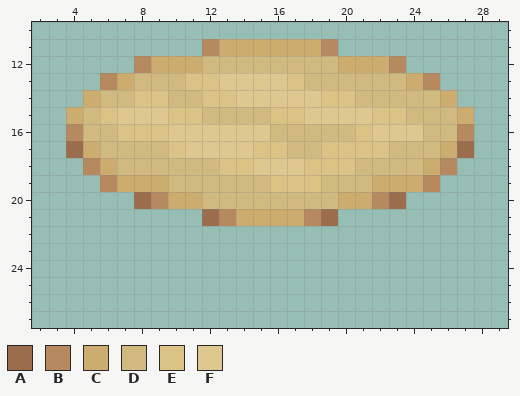
One commit to this pixel-art sprite: Resources/Textures/_CP14/Objects/Consumable/Food/dough.rsi/dough_medium_flat.png. The first picture shows the starting point.
The file is 32x32 pixels. Colours within 5 levels of each other are drawn and written as one. Shown: x 2..29, y 10..27.
Palette (. is transparent): A #9b6d4d  B #b6895e  C #cdac6f  D #d0ba7f  E #dbc385  F #dec88f
Pixels before, first column x 4:
11 ........BCCCCCCB........
12 ....BCCCDDDDDDDDCCCB....
13 ..BCDDDEEFFFFEDDDDDDCB..
14 .CDDEEDDEEFFFFFEEDDDDDC.
15 CDEFFFEEDDDDEEFFFFEEDDDC
16 BDDEEEFFFFFFDDDDDEFFFDDB
17 ACDDDDEFFFFEEDDEEEEDDDCA
18 .BCDDDDDDEEFFFEEEDDDDCB.
19 ..BCCCDDDDDDEEEDDDCCCB..
20 ....ABCCDDDDDDDDCCBA....
21 ........ABCCCCBA........
Once edited:
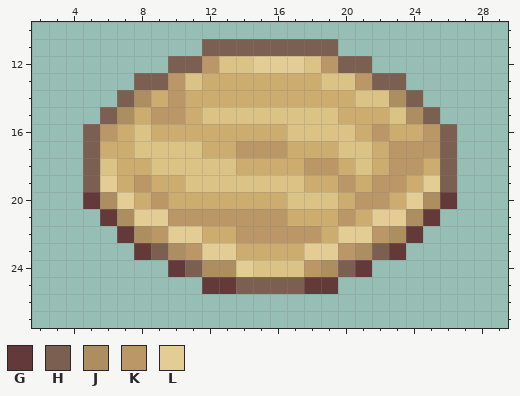
Colours new in this view: G #643939  H #7b5f51  J #ad8e60  K #bb9667  L #e4cd94
What changed:
Changed rows in their new state; - is an unchanged pixel.
first column x 4:
11 --------HHHHHHHH--------
12 ----..HHKEELLLEKHH..----
13 --..HHK-CCCCCCCEEKHH..--
14 -..HJCKCCCCCCCCCCEEJH..-
15 ..HJCKKCEEEE--EECCC-JH..
16 .HKC-CCCCCCCCEEEECKCCKH.
17 .HCCEE-ECCKKKCCC--CKKKH.
18 -HECCEEEE-CCCCKKCECKK-H-
19 -HL-K-CEEEEE--CCKCKK-LH-
20 -GJLCK--CCCCCEEE-KKCLJG-
21 --GJLLKKKKKKK-CCKCLLJG--
22 ---GJKLLCCKKKKKCLLKJG---
23 ----GHJKLLCCCCLLKJHG----
24 ------GHJJLEEEKJHG------
25 --------GGHHHHGG--------
Where, in picture pixels (left, top, right, bottom), the same in both pictures:
changed: (66, 39, 474, 294)
